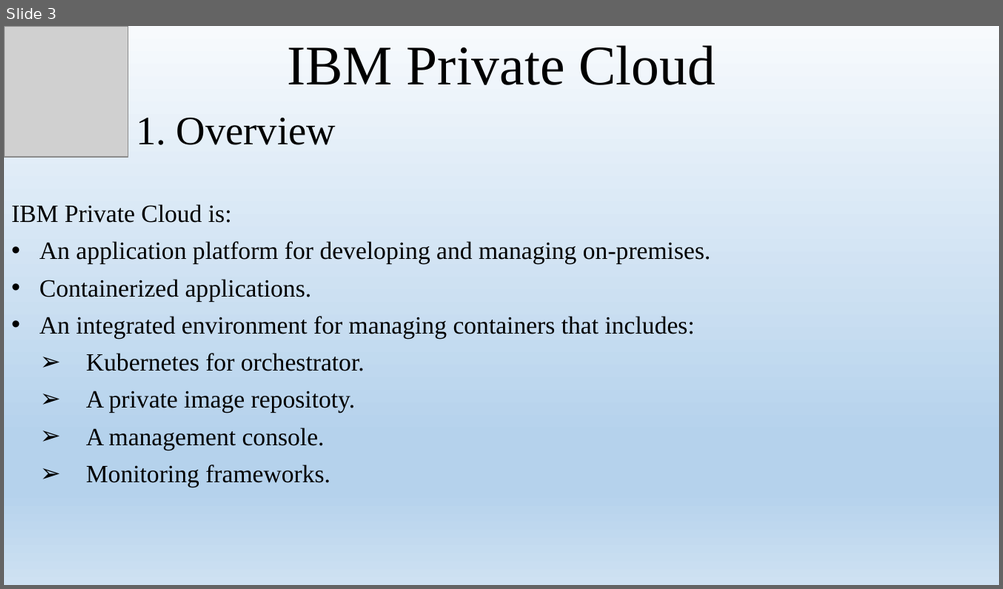
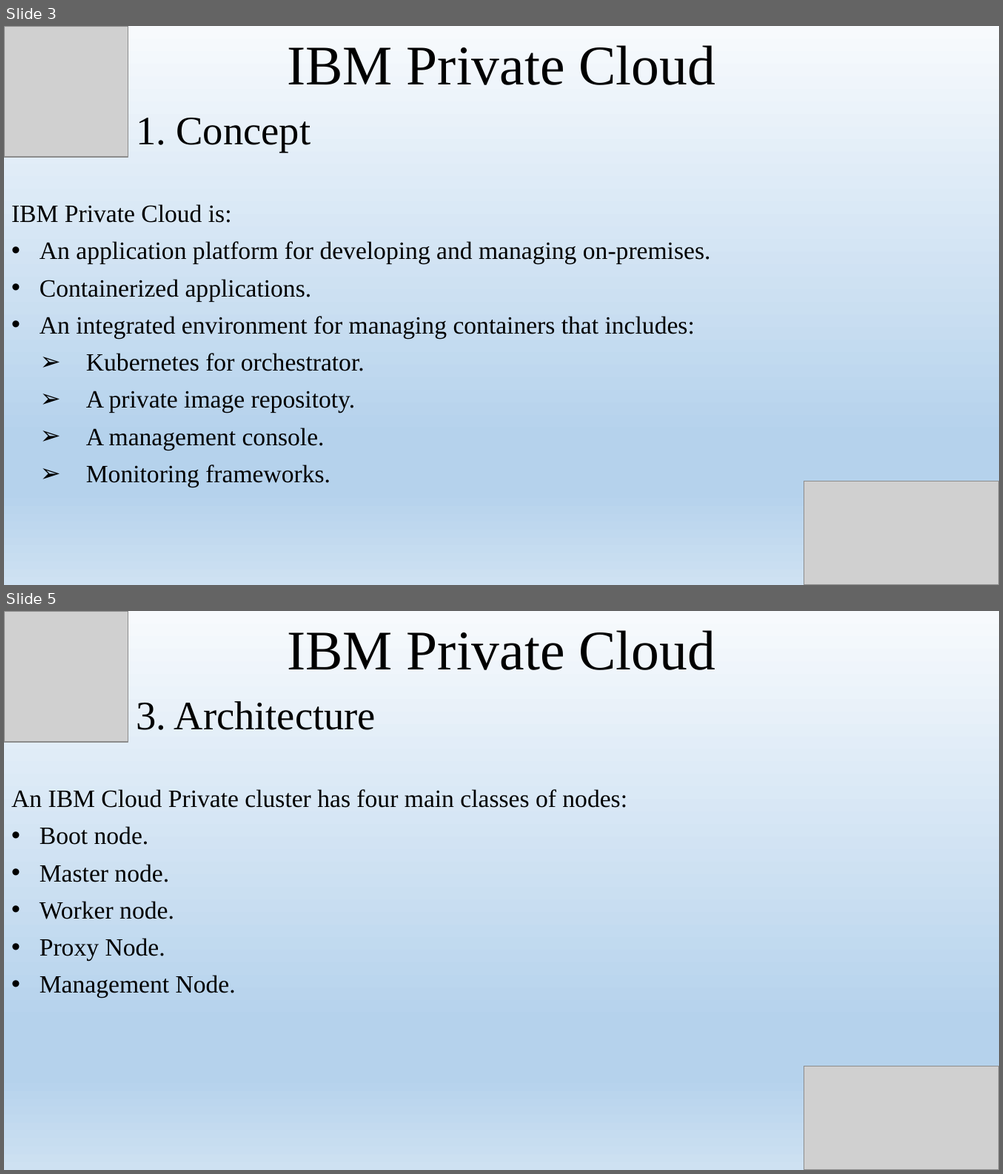
Before and after one commit to namdh1234/IBM-Private-Cloud, a slide deck: IBM Private Cloud.pptx. Shown one above the other, each under a label of ours: slide 3 before the commit, slides 3 and 5 after it; the slides between them are not shown. The pictures are 1003x589 and 1003x1174 pixels, drawn with LibreOffice and Linux fonts; fonts in the diff are those of the drawing; grey boxes stand for pictures. Boxes give left, top, right and bottom in pixels: in the first picture for what was removed or moved away, otherwise in the second. Text is boxed around its words. In the diff, an @@ line names an element or a change of style, - is before the commit and + after.

```diff
--- a/IBM Private Cloud.pptx
+++ b/IBM Private Cloud.pptx
@@ slide 5 added at (4, 611, 999, 1170), background gradient #F7FAFD to #B5D2EC to #CEE1F2 @@
@@ picture added at (4, 611, 128, 742) @@
@@ title added at (287, 630, 716, 670), 54 pt, text #000000 @@
+IBM Private Cloud
@@ text added at (136, 701, 376, 730), 39 pt, text #000000 @@
+3. Architecture
@@ subtitle added at (11, 789, 627, 998), 24 pt, text #000000 @@
+An IBM Cloud Private cluster has four main classes of nodes:
+• Boot node.
+• Master node.
+• Worker node.
+• Proxy Node.
+• Management Node.
@@ picture added at (804, 1067, 999, 1170) @@
@@ slide 3 changed as well @@
@@ text at (136, 118, 311, 152): text changed @@
-1. Overview
+1. Concept
@@ picture added at (804, 482, 999, 585) @@
```
Also in this commit, not shown: 2 other slides changed, 1 other slide added.
